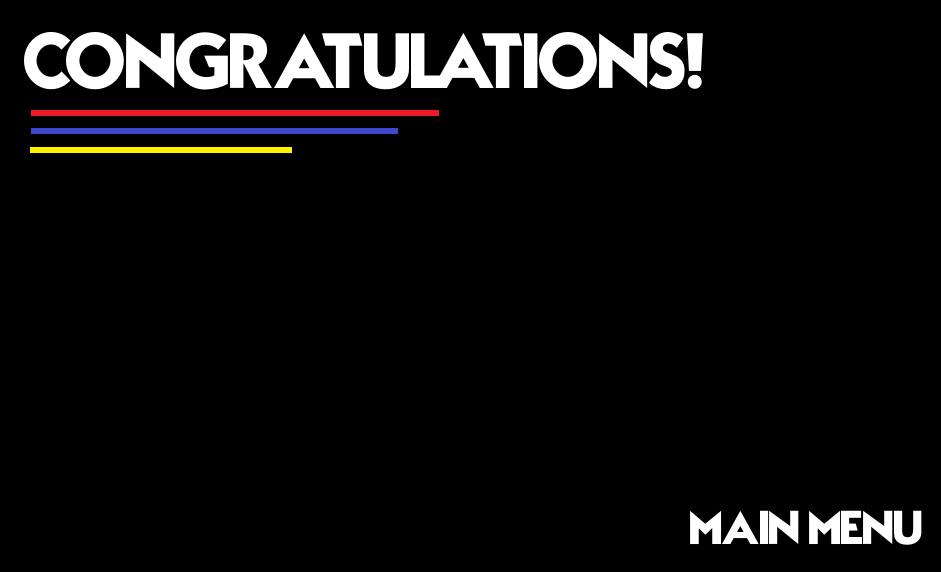
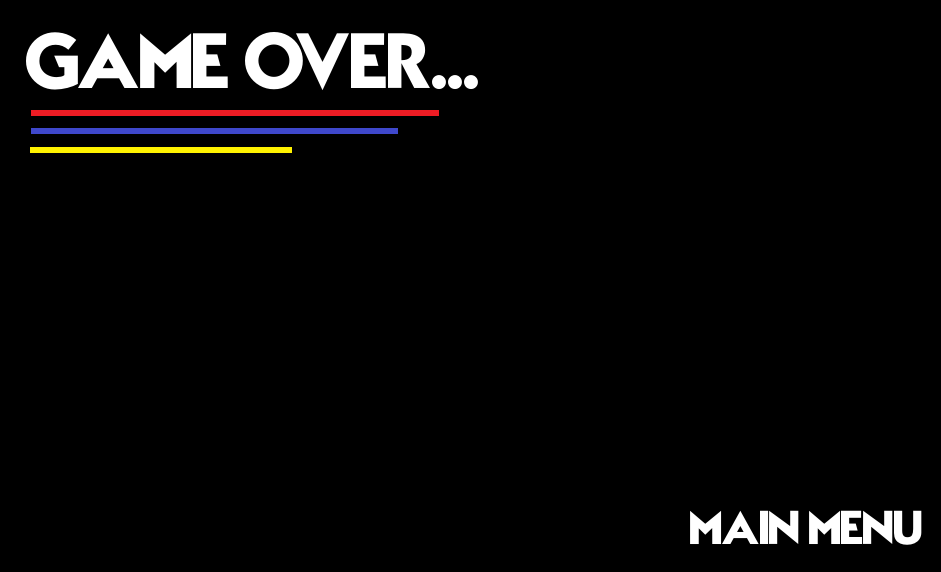
Before/after of a (941, 572) layered artwork. What changed in the layer stack:
renamed "CONGRATULATIONS!" to "GAME OVER...", moved it above "Visible", painted on it over [24, 31, 703, 91]
renamed "Pasted Layer" to "Visible", painted on it over [24, 31, 703, 91]
hid "Congrats", painted on it over [24, 31, 703, 91]
